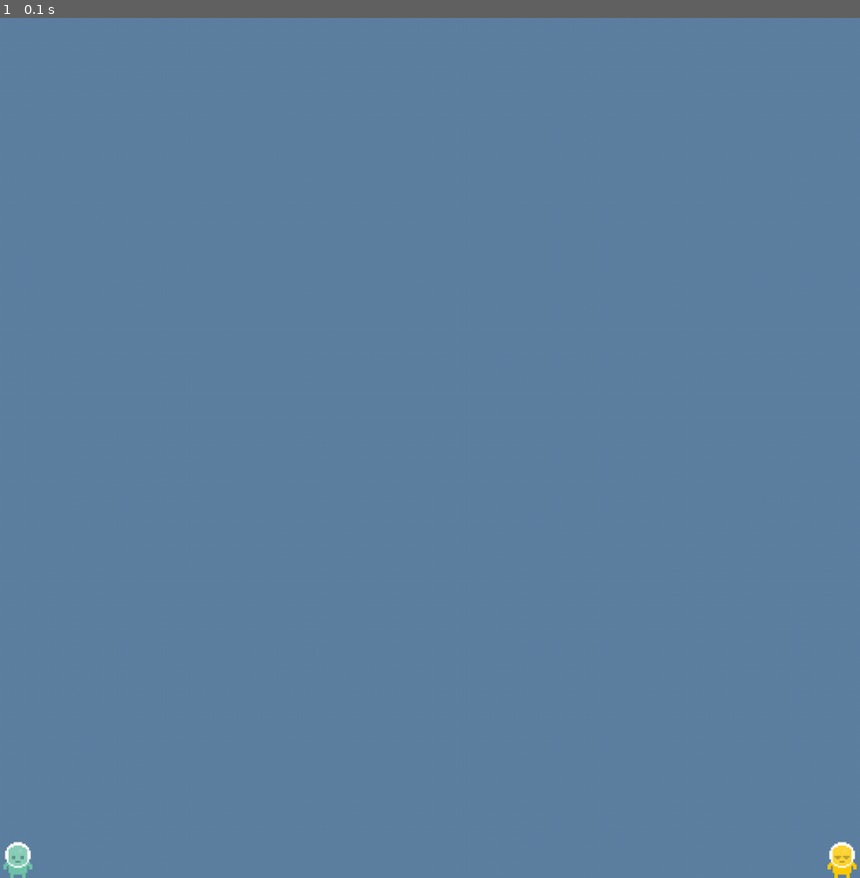
Above: before the commit, frame 1.
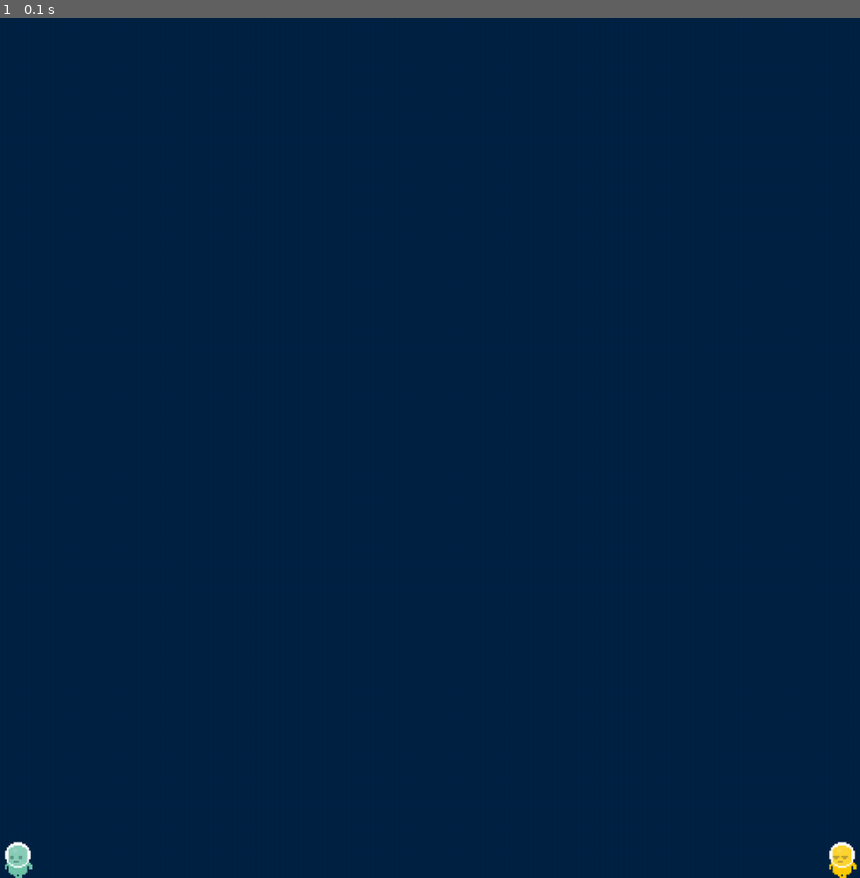
Above: after the commit, the same moment.

Repository: Dinarin/2d-platformer-pygame
Game: pygame game, started from lib/entities.py
Two runs of this game, one before a commit and one after it. Both use one fixed random seed, a clock stepped at 60 frames per second and the inputs below.
Inputs:
- Up to frame 1 (0.1 s): no input

The runs differ from the first frame. In frame 1, 100% of the frame differs, in the area x 0-100%, y 0-100%.

Commit message:
trying to make things move

Diff:
--- a/lib/entities.py
+++ b/lib/entities.py
@@ -118,8 +118,12 @@
         #self._quality = object_dict['quality']
 
         # Setting sprite attributes
-        self.image = None
         self.rect = pygame.Rect(rect)
+        self.image = pygame.Surface((self.rect.width, self.rect.height))
+        self.colorkey = (94,129,162)
+        self.image.fill(self.colorkey)
+        self.image.set_colorkey(self.colorkey)
+
         self.images = img_dict
 
     def move(self):
@@ -130,6 +134,9 @@
 
     def set_sprite(self):
         pass
+
+    def clear(self):
+        self.image.fill(self.colorkey)
 
 class GameTiles(GameObjects):
     def __init__(self):
@@ -153,9 +160,6 @@
         #self._quality = object_dict['quality']
 
         # Setting sprite attributes
-        self.image = None
-        self.images = img_dict
-        self.sprites = None
 
     def move(self):
         pass
@@ -224,6 +228,8 @@
         # attributes
         self.gravity = True
         self.last_hline = None  # attribute that stores horizontal line
+        self.speed = v_.Vector2d((0,0))
+        self.g_acceleration = v_.Vector2d((0,1000.0))
 
         # Attributes methods
     def get_mass(self):
@@ -251,24 +257,23 @@
         else:
             return False
 
-    def apply_force(self, force):
-        self.acceleration += force
-        self.speed = self.base_speed + self.acceleration
-
-    def move(self, time):
+
+    def fall(self, time):
+        k = 2.0
         if self.is_on_floor == False:
-            self.speed += (g_acceleration * (1/self.mass)) * delta_t
-            self.rect.y += self.speed.y * delta_t
+            self.speed += (self.g_acceleration * (1/self.mass)) * time
+            self.rect.y += self.speed.y * time
         else:
-            self.acceleration = 0.0
-            self.v.y = 0.0
-        self.speed = time * self.v.x * k
-        self.v.y -= delta * self.v.y * k - gt
-        self.rect.centerx += self.v.x * delta
-        self.rect.centery += self.v.y * delta
-
-
-#    def update(self, delta, g, k):
+            self.acceleration = v_.Vector2d((0,0))
+            self.speed.y = 0.0
+        self.speed.x = time * self.speed.x * k
+        self.speed.y -= time * self.speed.y * k
+        self.rect.centerx += self.speed.x * time
+        self.rect.centery += self.speed.y * time
+
+
+    def update(self, time):
+        self.gravity(time)
 
 class PhysicalEntities(InteractiveEntities):
     def __init__(self, rect, img_dict):
@@ -329,14 +334,48 @@
         """
         # constructor
         super().__init__(rect, img_dict)
-
+        horspeed = 1000.0
         # horizontal speed
-        #self.horspeed = horspeed
+        self.horspeed = horspeed
         self.jumpheight = -300  # jumpheight
-        self.image = img_dict['idle'][0]
+        self.img_dict = img_dict
+        self.current_animation = None
+
+    def start_animation(self, animation_name):
+        current_animation = self.img_dict[animation_name]
+        current_animation.play()
+        self.current_animation = current_animation
 
     def set_controls(self, controls):
         self.controls = controls  # the controls provided in the argument work
+
+    def control(self, pressed, time):
+        controls = self.controls
+        if pressed[self.controls['left']]:
+          #  self.state[1] = 'left'
+            self.speed.x -= time * self.horspeed
+
+        if pressed[self.controls['right']]:
+          #  self.state[1] = 'right'
+            self.speed.x += time * self.horspeed
+
+        if pressed[self.controls['up']]:
+            #   if self.rect.bottom == self.baseline:
+            self.speed.y = self.jumpheight
+          #      self.state[0] = 'up'
+        if pressed[self.controls['down']]:
+            self.speed.x = 0.0
+          #  if pressed[pygame.K_SPACE]:
+          #      self.space = 1
+
+
+
+    def update(self):
+        self.clear()
+        if self.current_animation == None:
+            self.image.blit(self.img_dict['idle'][0], (0,0))
+        else:
+            self.current_animation.blit(self.image, (0,0))
 
 
 
@@ -392,7 +431,8 @@
 if __name__ == "__main__":
     # Open window
     resolution = (1008,1008)
-    bg_color = (94,129,162)
+    bg_color = (0,35,69)
+    colorkey = (94,129,162)
     screen = pygame.display.set_mode(resolution)
     pygame.display.set_caption('Game')
     bg_image = pygame.Surface(resolution)
@@ -412,8 +452,8 @@
     gap = 2
     border = 1
     image_rows = {
-            'p1_run_right': ((1,0), 3),  # rect, image count
-            'p2_run_right': ((1,3), 3)
+            'p1_run_right': ((2,0), 2),  # rect, image count
+            'p2_run_right': ((2,3), 2)
     }
     images = {
             'p1_idle': [(0,0)],# list of tuples
@@ -431,12 +471,31 @@
             'idle': 'p2_idle'
             }
     }
+
+    # controls dicts
+    controls = [{
+            'left': pygame.K_LEFT,
+            'right': pygame.K_RIGHT,
+            'up': pygame.K_UP,
+            'down': pygame.K_DOWN
+            },
+            {
+            'left': pygame.K_a,
+            'right': pygame.K_d,
+            'up': pygame.K_w,
+            'down': pygame.K_s
+            }
+            ]
+
     # Loading images from spritesheet
-    ip = vi_.ImagePicker(filename, tile_size, gap, border, colorkey=True)
+    ip = vi_.ImagePicker(filename, tile_size, gap, border, colorkey=colorkey)
     ip.get_strips(image_rows)
     ip.get_images(images)
     ip.flip('p1_run_right','p1_run_left')
     ip.flip('p2_run_right','p2_run_left')
+    # zooming before animating
+    ip.zoom_dict(2)
+
     # animations
     delay = 0.2
     animations_list = [
@@ -444,7 +503,6 @@
             ]
     for animation in animations_list:
         ip.animate(animation, delay)
-    ip.zoom_dict(2)
     new_images = ip.modified
 
     li = vi_.LevelImages(new_images, lvl_img, *ip.return_zoom_param())
@@ -460,23 +518,34 @@
     # SpritesGroup setup
     all_sprites = GameSpritesGroup()
     player_dict = world.get_players()
+    i = 0
     for key in player_dict:
-        all_sprites.add_sprite(player_dict[key])
+        player=player_dict[key]
+        player.set_mass(4)
+        player.set_controls(controls[i])
+        player.start_animation('run_left')
+        all_sprites.add_sprite(player)
+        i+=1
 
 
     # Game cycle
     while True:
+        # updating game
+        time_passed = clock.tick(30)
+        time_passed_seconds = time_passed / 1000.0
+
         # handling events
         for event in pygame.event.get():
             if event.type == pygame.QUIT:
                 sys.exit()
-
-        # updating game
-        time_passed = clock.tick(30)
-        time_passed_seconds = time_passed / 1000.0
-
+        pressed = pygame.key.get_pressed()
+        for key in player_dict:
+            player=player_dict[key]
+            player.control(pressed, time_passed_seconds)
+            player.fall(time_passed_seconds)
 
         # drawing all sprites
+        all_sprites.clear(screen, bg_image)
         all_sprites.update()
         changed_rects = all_sprites.draw(screen)
-        pygame.display.update(changed_rects)
+        pygame.display.update()
--- a/lib/spritesheetgaps.py
+++ b/lib/spritesheetgaps.py
@@ -48,9 +48,7 @@
         image = pygame.Surface(rect.size).convert()
         image.blit(self.sheet, (0, 0), rect)
         if colorkey is not None:
-            if colorkey is -1:
-                colorkey = image.get_at((0,0))
-            image.set_colorkey(colorkey, pygame.RLEACCEL)
+            image.set_colorkey(colorkey)
         return image
     # Load a whole bunch of images and return them as a list from a list of tuples [(x,y), (x,y)]
     def images_at(self, xys, colorkey = None):
--- a/lib/vector.py
+++ b/lib/vector.py
@@ -24,7 +24,7 @@
         if not isinstance(vec, Vector2d):
             raise TypeError("Argument is a {} object, not a Vector2d object".format(type(vec)))
 
-        return Vector2d((self.x, self.y))
+        return Vector2d((self.x+vec.x, self.y+vec.y))
 
     def __mul__(self, num):
 
@@ -32,7 +32,7 @@
         if not isinstance(num, float):
             raise TypeError("Argument is a {} object, not a float object".format(type(num)))
 
-        return Vector2d((self.x, self.y))
+        return Vector2d((self.x*num, self.y*num))
 
     def __sub__(self, vec):
 
@@ -40,7 +40,7 @@
         if not isinstance(vec, Vector2d):
             raise TypeError("Argument is a {} object, not a Vector2d object".format(type(vec)))
 
-        return Vector2d((self.x, self.y))
+        return Vector2d((self.x-vec.x, self.y-vec.y))
 
     def __matmul__(self, vec):
 
@@ -57,7 +57,7 @@
         if not isinstance(num, float):
             raise TypeError("Argument is a {} object, not a float object".format(type(num)))
 
-        return Vector2d((self.x, self.y))
+        return self*num
 
     # in place operators
     def __iadd__(self, vec):
--- a/lib/visual.py
+++ b/lib/visual.py
@@ -21,7 +21,7 @@
         self.colorkey = colorkey
         self.images = {}
         # Modified dict
-        self.modified = None
+        self.modified = {}
         self.animations = {}
         self.t_size = tile_size
         self.t_modified = None
@@ -75,11 +75,11 @@
         """
         Make a pyganim object from a name and properties
         """
-        surfaces = self.images[images_name]
+        surfaces = self.modified[images_name]
         frames = []
         for surface in surfaces:
             frames.append((surface, delay))
-        self.animations[images_name] = pyganim_.PygAnimation(frames, loop)
+        self.modified[images_name] = pyganim_.PygAnimation(frames, loop)
 
     def return_images(self, *images_names, zoomed=True):
         """
--- a/old/game.py
+++ /dev/null
@@ -1,328 +0,0 @@
-import sys
-import pygame
-import math
-import pyganim as pa
-import lib.spritesheetgaps as spritesheet
-
-# moving sprites group
-moving_sprites = pygame.sprite.Group()
-
-# window dimensions
-window = pygame.Rect((0,0), (500, 500))
-
-# norm global variable
-base = (0.0, 1.0)
-
-# Global variables (temporary)
-# player_sprite_size = (16,16)
-player_sprite_size = (21,21)
-
-
-class PlayerObjects:
-    def __init__(self, pos, v, horspeed, g, k, controls, player_obj_size, window):
-        """
-        pos, v, horspeed - lists
-        """
-        # Setting attribute
-        # Creating rect object
-        # parameter shows the position of the center of the object
-        # so (left, top) will be (centerx - width/2, centery - height/2)
-        self.rect = pygame.Rect((pos[0] - player_obj_size[0]/2, pos[1] - player_obj_size[1]/2), (player_obj_size[0], player_obj_size[1]))  # player_obj_size must be an int, as well as positions
-
-        # norm vector tuple
-        self.basex = base[0]
-        self.basey = base[1]
-
-        # speed
-        self.vx = v[0]
-        self.vy = v[1]
-
-        # horizontal speed
-        self.horspeed = horspeed
-        self.baseline = 500.0  # where is the floor
-        self.jumpheight = -300  # jumpheight
-        self.controls = controls  # the controls provided in the argument work
-        self.movhor = 0  # ?
-        self.state = ['ground', 'left']
-        # Score from bonuses
-        self.score = 0.0
-
-    def update(self, delta, g, k):
-        if self.rect.bottom <= self.baseline:  # if is not on the floor
-            gt = g*delta
-        else:
-            gt = 0.0
-            self.vy = 0.0
-        self.vx -= delta * self.vx * k
-        self.vy -= delta * self.vy * k - gt
-        self.rect.centerx += self.vx * delta
-        self.rect.centery += self.vy * delta
-
-        if self.rect.left < window.left:
-            if self.vx < 0:
-                self.vx = -self.vx
-            self.rect.left = window.left
-        if self.rect.top < window.top:
-            if self.vy < 0:
-                self.vy = -self.vy
-            self.rect.top = window.top
-        if self.rect.right > window.right:
-            if self.vx > 0:
-                self.vx = -self.vx
-            self.rect.right = window.right
-        if self.rect.bottom > window.bottom:
-            if self.vy > 0:
-                self.vy = 0
-            self.rect.bottom = window.bottom  # window is the rect object of the window
-
-# Graphical part of game objects
-class GameSprites(pygame.sprite.Sprite):
-    def __init__(self, obj):
-        pygame.sprite.Sprite.__init__(self)
-        self.rect = obj.rect
-        self.image = pygame.Surface((obj.rect.w, obj.rect.h))  # create an attribute surface with fixed size
-        self.image.set_colorkey((0,0,0))  # setting black to be transparent
-
-    def add_sprite_to_group(self, sprite_group):
-        sprite_group.add(self)
-
-
-# Moving part of game objects
-class MovingSprites(GameSprites):
-    def __init__(self, obj):
-        GameSprites.__init__(self, obj)
-#        moving_sprites.add(self)  # easily redrawing
-
-#    def draw(self, surface, background):
-#        moving_sprites.clear(surface, background)
-#        moving_sprites.draw(surface)
-
-    def collect(self, player):
-        self.pos = (501, 501)  # position of the stars
-        player.score += 500  # score
-#        self.image.fill(COLOR)  # fill the image with the background
-
-    def update(self):
-        pass
-#        self.image.fill(COLOR)  # fill the image with the background
-#        self.img = pygame.Surface((15,15))  # creating a new surface
-#        self.img.blit((self.image), (0,0))  # updating an image
-
-
-# Class describing player sprite
-class PlayerSprites(MovingSprites):
-#    def __init__(self, player_obj, anim_ar):
-    def __init__(self, sprite_images, player_obj):
-
-        MovingSprites.__init__(self, player_obj)
-        # animation
-#        self.transparent = pygame.Surface((player_obj.rect.w, player_obj.rect.h))
-#        self.transparent.set_colorkey((0,0,0))  # setting black to be transparent
-
-        self.images = sprite_images
-        self.images_indexes = {
-                'running': [1,2,3],
-                'jumping': [4],
-                'static': [0]
-                }
-
-
-    def update(self, player_obj):
-#        self.image = self.transparent
-        one_image = []  # ensuring only one image will be blitted
-        if player_obj.state[1] == 'left':
-            if player_obj.state[0] == 'up':
-                one_image.append(self.boltAnimJumpLeft)
-            else:
-                one_image.append(self.boltAnimLeft)
-        elif player_obj.state[1] == 'right':
-            if player_obj.state[0] == 'up':
-                one_image.append(self.boltAnimJumpRight)
-            else:
-                one_image.append(self.boltAnimRight)
-        if player_obj.rect.bottom == player_obj.baseline:
-#            self.v.dot(self.base)
-            dot_product = player_obj.vx * player_obj.basex + player_obj.vy * player_obj.basey
-            if dot_product <= 0.0:
-                player_obj.state[0] = 'ground'
-                if player_obj.vx == 0:
-                    one_image.append(self.boltAnimStay)
-        one_image[0].blit(self.image, (0,0))
-
-# Main window class
-class Box:
-    def __init__(self,  width = 500, height = 500):
-        #screen
-        size = width, height = 500, 500
-        self.screen = pygame.display.set_mode(size)
-        self.image = self.screen.copy()
-        self.image.fill(COLOR)
-
-        # making background
-        self.background = self.image.copy()
-#        pygame.font.init()
-#        font = pygame.font.Font(None, 30)
-#        text = font.render("GAME", True, self.green)
-#        self.image.blit(text, [230, 50])
-
-
-#    def update(self, obj_list):
-#
-#            # Interface
-#            pygame.font.init()
-#            font = pygame.font.Font(None, 30)
-#            score1 = font.render("Player 1 %f" %player1.score, True, self.green)
-#            score2 = font.render("Player 2 %f" %player2.score, True, self.green)
-#            self.image.blit(score1, [0, 100])
-#            self.image.blit(score2, [250, 100])
-#
-#            self.screen.fill((0, 25, 75))
-#            self.screen.blit(self.fix, (0,0))
-
-    def draw(self, list_of_sprites):
-            # Updating sprites
-            for sprite in list_of_sprites:
-                sprite.draw(self.image, self.background)
-            # blitting image into screen
-            self.screen.blit(self.image, (0,0))
-            pygame.display.flip()
-
-
-# Keyboard function
-def keyboard_players(player, dt):
-    pressed = pygame.key.get_pressed()
-    if pressed[player.controls[0]]:
-        player.state[1] = 'left'
-        player.vx -= dt * player.horspeed
-
-    if pressed[player.controls[1]]:
-        player.state[1] = 'right'
-        player.vx += dt * player.horspeed
-
-    if pressed[player.controls[2]]:
-        if player.rect.bottom == player.baseline:
-            player.vy = player.jumpheight
-            player.state[0] = 'up'
-        else:
-            x = 1
-    if pressed[player.controls[3]]:
-        player.vx = 0.0
-        if pressed[pygame.K_SPACE]:
-            self.space = 1
-
-
-# physics const
-k = 2.0
-g = 1000.0
-
-# player initialization
-
-player1_obj_size = [16,16]
-player2_obj_size = [16,16]
-
-# base speeds
-basev1 = [0.0, 0.0]
-basev2 = [0.0, 0.0]
-
-# spawning point
-npoint1 = [50, 100]
-npoint2 = [300, 100]
-
-# horizontal speed
-horspeed = 1000.0
-
-# player controls
-controlsP1 = [pygame.K_LEFT, pygame.K_RIGHT, pygame.K_UP, pygame.K_DOWN]
-controlsP2 = [pygame.K_a, pygame.K_d, pygame.K_w, pygame.K_s]
-
-# dictionary with players data
-players_dict = {
-        'player_obj': [PlayerObjects(npoint1, basev1, horspeed, g, k, controlsP1, player1_obj_size, window), PlayerObjects(npoint2, basev2, horspeed, g, k, controlsP2, player2_obj_size, window)],
-        'anim_p': [anim_p1, anim_p2],
-        }
-
-# list with player sprites, not moving sprites and moving sprites
-sprites_list = [PlayerSprites(players_dict['player_obj'][i])  for i in range(2) ] # + static_sprites_list
-# all sprites are added to moving group
-for sprite in sprites_list:
-    sprite.add_sprite_to_group(moving_sprites)
-# const
-a = Vector(501, 501)
-array = (501, 501)
-# star = Bonus(a)
-clock = pygame.time.Clock()
-tt = 0
-red = (204, 0, 0)
-blue = (0, 128, 255)
-green = (200, 255, 180)
-verdana = "/home/student/project2sem/Verdana.ttf"
-
-# game starts
-pygame.init()
-pygame.font.init()
-
-
-pygame.display.set_caption('Game')
-
-screen = Box()
-
-# load images with spritesheet module requires initialization of pygame.display!
-colorkey = (94, 129, 162)  # background color of spritesheet
-st = spritesheet.spritesheet('pixels/small_spritesheet_by_kenney_nl.png')
-sprite_dim_players = [
-                        pygame.Rect((0,0), (21,21)),
-                        pygame.Rect((0,69), (21,21))
-                        ]
-sprites_strips = [st.load_strip(sprite_dim_players[i], 5, gap=2, colorkey=colorkey) for i in range(2)]
-anim_delay = 0.2
-# jic put the sprites in a dictionary
-[
-        {
-        'running_right': [sprites[1], sprites[2], sprites[3]],
-        'idle': [sprites[0]],
-        'jumping_right': [sprites[4]]
-        }
-        for sprites in sprites_strips
-]
-for player_sprites in sprites_strips:
-    AnimIdle = pa.PygAnimation((player_stripes[0],anim_delay))
-    AnimJumpRight = pa.Pyganimation((player,stripes[4], anim_delay))
-
-
-
-while True:
-    dt = clock.tick(50) /1000.0
-    tt += dt
-
-    # keyboard events
-    for event in pygame.event.get():
-        if event.type == pygame.QUIT:
-            sys.exit()
-        elif event.type == pygame.KEYDOWN:
-            if event.key == pygame.K_ESCAPE:
-                sys.exit()
-            elif event.type == pygame.MOUSEMOTION:
-                if event.buttons[0]:
-                    pygame.draw.circle(self.image, (0, 0, 0), event.pos, 20)
-                elif event.buttons[2]:
-                    pygame.draw.circle(self.image, COLOR, event.pos, 20)
-
-#                    if self.space:
-#                        array = event.pos
-#                        V = Vector(event.pos[0], event.pos[1])
-#                        star = Bonus(V)
-#                        self.space = 0
-
-    # checking player keys and updating player data
-    for player,i in zip(players_dict['player_obj'],range(2)):  # iterate simultaneously
-        keyboard_players(player, dt)
-        player.update(dt, g, k)
-#        sprites_list[i].change_image(player)  # animate player
-        print('Player{}: x={}, y={}'.format(i+1, player.rect.x, player.rect.y))
-
-
-    # drawing all sprites
-    moving_sprites.update()
-    moving_sprites.draw()
-
-    print('Time passed: {}'.format(tt))
